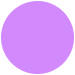
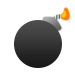
The second 75x75 image is a revision of the first. Changes to its layers:
removed layer "mine" over bbox(1, 1, 74, 74)
added layer "Layer 1" above "Layer 2" over bbox(14, 20, 62, 68)
added layer "Layer 2" above "Layer 4" over bbox(40, 16, 63, 32)
added layer "Layer 4" above "Layer 3" over bbox(59, 6, 71, 21)
added layer "Layer 3" above "BG" over bbox(51, 13, 66, 24)
